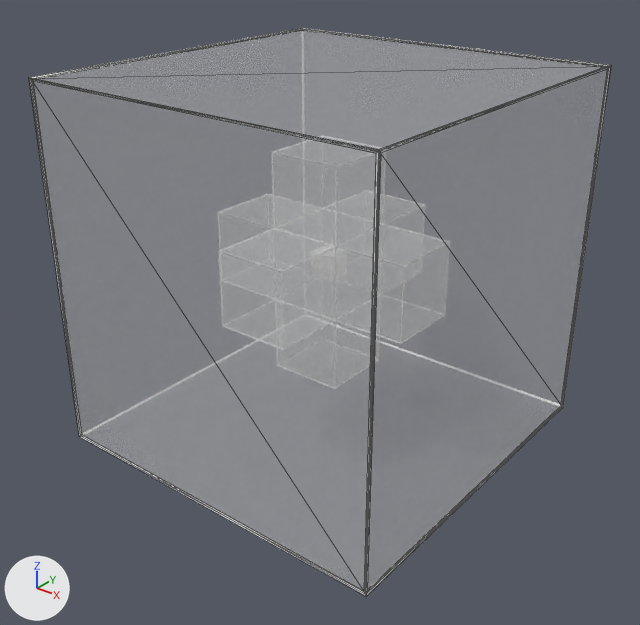
Renders of the glTF model public/assets/ufo/cube.glb from each side of a commit.
Both versions are drawn from a 50 mm lens placed at (39.9, -51.0, 27.0), pointed at (0.5, -1.8, -3.6). The axes (+X, +Y, +Z) are drawn at lower left. The lights are the same throughout. Mesh edges are drawn as thin lines. Where no turn or scale is listed for an object, it has been applied to the vertices.

Script lines for the objects in view, before the commit:
```python
mat_glass_001 = principled_material('Glass.001')
mat_glass_001.base_color = (0.8, 0.8, 0.8)  # white #e7e7e7
mat_glass_001.alpha = 0.206
me_cube_008 = bpy.data.meshes.new('Cube.008')
me_cube_008.from_pydata(...)  # 48 vertices, 108 faces; spans x -14.8..14.8, y -14.8..14.8, z -14.8..14.8
# faces by material slot: [96, 12]
me_cube_008.materials.append(mat_2_001)  # white #e7e7e7
me_cube_008.materials.append(mat_glass_001)  # white #e7e7e7
ob_cube_006 = bpy.data.objects.new('Cube.006', me_cube_008)
ob_cube_006.location = (0.0, 0.0, 0.0)
```
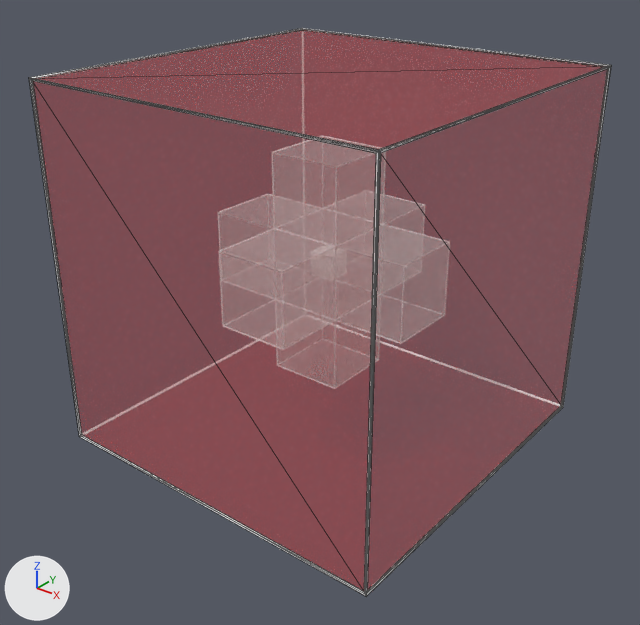
Commit message: update cube colour

Changed parts and their boxes (x1, y1, x2, y2) in the pictures (640 x 625 px):
```json
{"object": "Cube.006", "change": "recoloured", "before": [31, 28, 609, 592], "after": [31, 28, 609, 592]}
```

The change, as JSON lines over the scene's bpy script:
```json
{"op": "set", "path": "mat_glass_001.base_color", "old": "(0.8, 0.8, 0.8)", "new": "(0.767, 0.0168, 0.0)", "note": "white #e7e7e7 -> red #e32300"}
```
